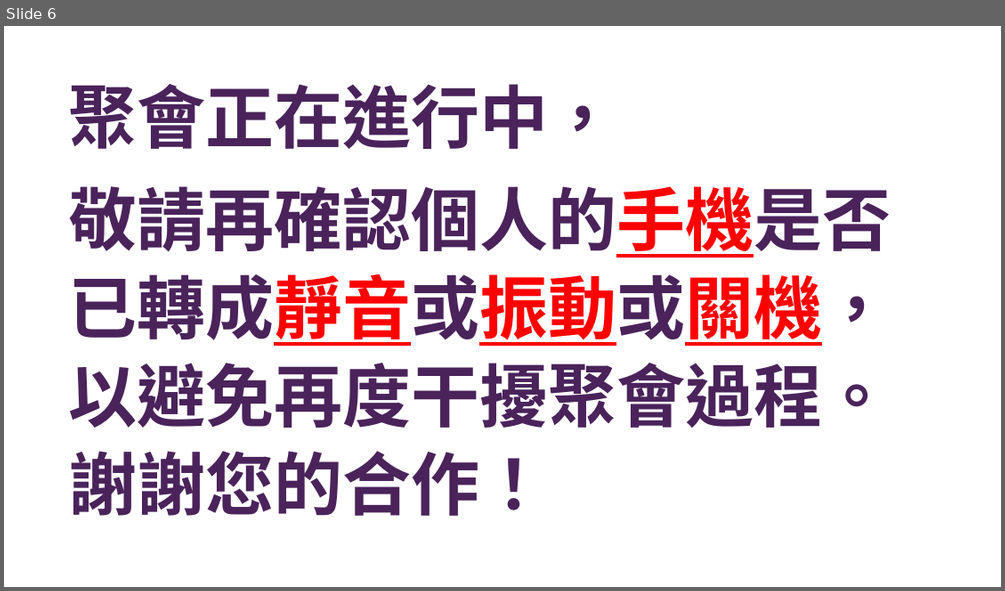
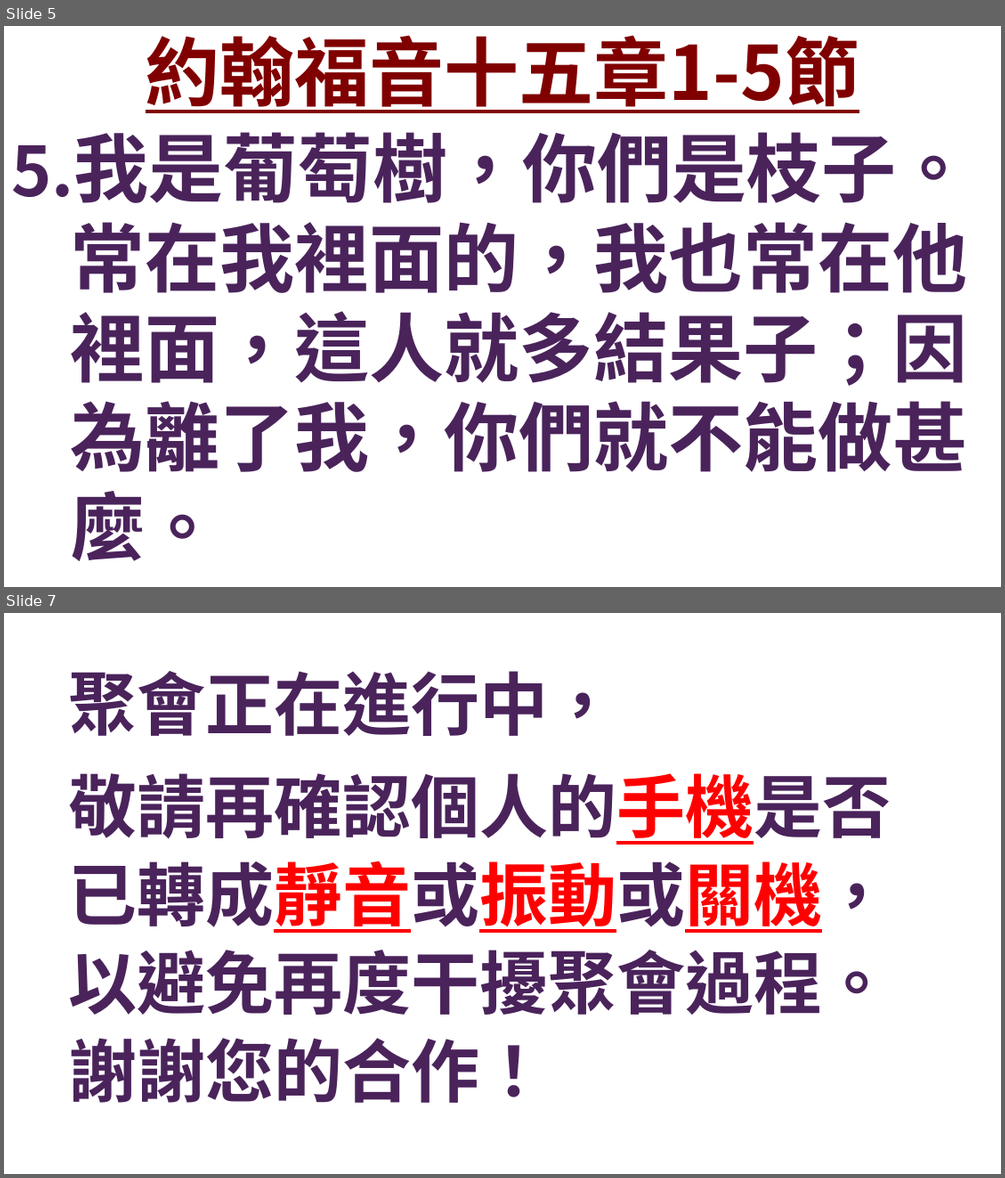
Before and after one commit to Rye-GT500/FaithSlide, a slide deck: 證道投影片.pptx. Shown one above the other, each under a label of ours: slide 6 before the commit, slides 5 and 7 after it; the slides between them are not shown. The pictures are 1005x591 and 1005x1178 pixels, drawn with LibreOffice and Linux fonts; fonts in the diff are those of the drawing; background and template pictures are left out. Boxes give left, top, right and bottom in pixels: in the first picture for what was removed or moved away, otherwise in the second. Text is boxed around its words. In the diff, an @@ line names an element or a change of style, - is before the commit and + after.

```diff
--- a/證道投影片.pptx
+++ b/證道投影片.pptx
@@ slide 5 added at [4, 26, 1001, 587], background picture (left out) @@
@@ title added at [146, 35, 859, 113], 72 pt, text #800000, bold, underline @@
+約翰福音十五章1-5節
@@ text added at [11, 132, 971, 561], 72 pt, text #4A235B, bold @@
+5.我是葡萄樹，你們是枝子。常在我裡面的，我也常在他裡面，這人就多結果子；因為離了我，你們就不能做甚麼。
@@ what was slide 6 is now slide 7 @@
```
Also in this commit, not shown: 39 slides changed, 27 other slides added, 15 slides removed, 2 other files.
